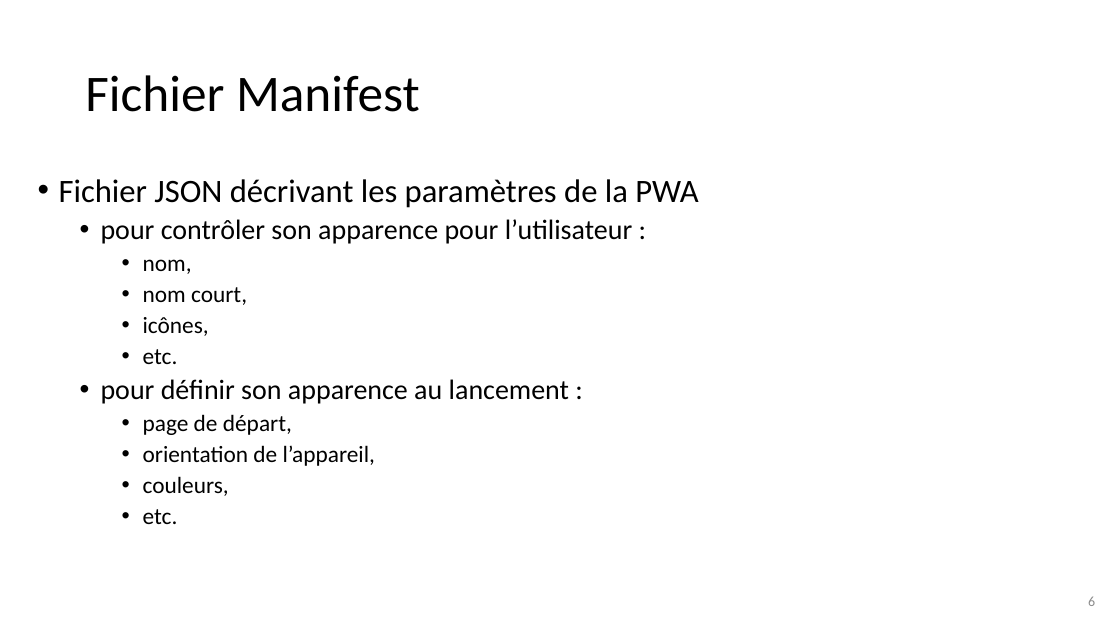
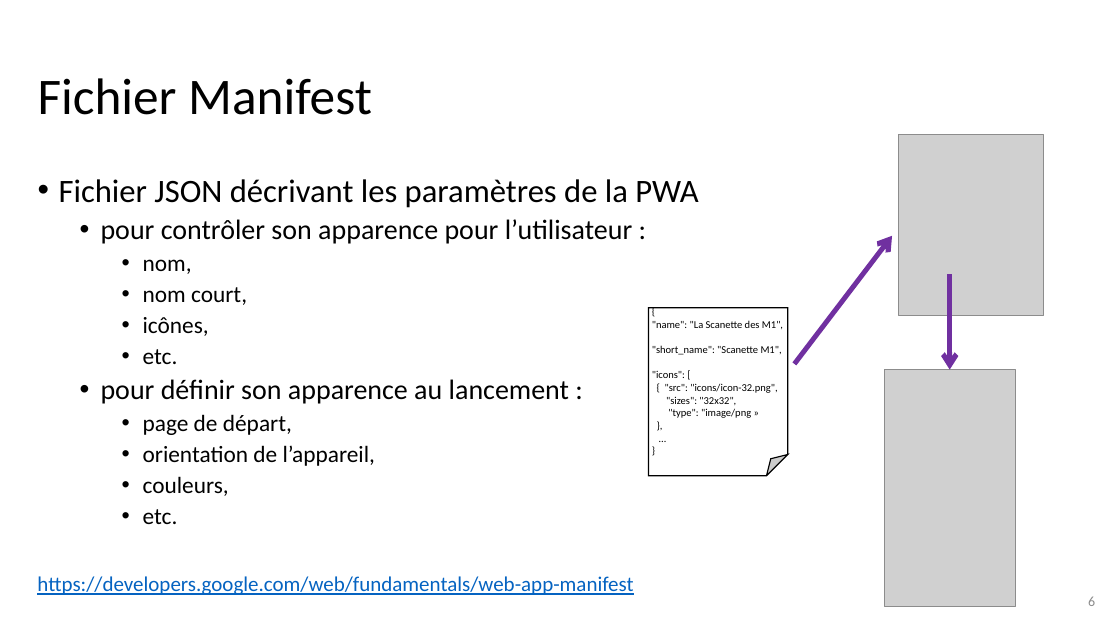
Before and after one commit to fdadeau/scanettePWA, a slide deck: slide 6 of sujet/PWA.pptx. Drawn at 1120x630 pixels with LibreOffice and Linux fonts; fonts in the diff are those of the drawing; grey boxes stand for pictures; background and template pictures are left out. Boxes give left, top, right and bottom in pixels: in the first picture for what was removed or moved away, otherwise in the second. Text is boxed around its words. In the diff, an @@ line names an element or a change of style, - is before the commit and + after.

```diff
--- a/sujet/PWA.pptx
+++ b/sujet/PWA.pptx
@@ title "Fichier Manifest": place and size @@
-title "Fichier Manifest" at (85, 75, 420, 112)
+title "Fichier Manifest" at (38, 78, 372, 115)
@@ picture added at (899, 134, 1044, 315) @@
@@ arrow added from (795, 364) to (892, 236), #7030A0 4.25 pt @@
@@ arrow added from (950, 274) to (950, 370), #7030A0 4.25 pt @@
@@ folded corner added at (649, 308, 788, 476), fill #FFFFFF, outline #000000 1 pt, 9 pt, text #000000 @@
+{
+"name": "La Scanette des M1",
+"short_name": "Scanette M1",
+"icons": [
+{ "src": "icons/icon-32.png",
+"sizes": "32x32",
+"type": "image/png »
+},
+…
+}
@@ picture added at (885, 370, 1016, 607) @@
@@ text added at (37, 576, 633, 595), 18 pt, text #0563C1, underline @@
+https://developers.google.com/web/fundamentals/web-app-manifest
```
Also in this commit, not shown: 4 other slides changed, 1 slide added, 4 other files.
